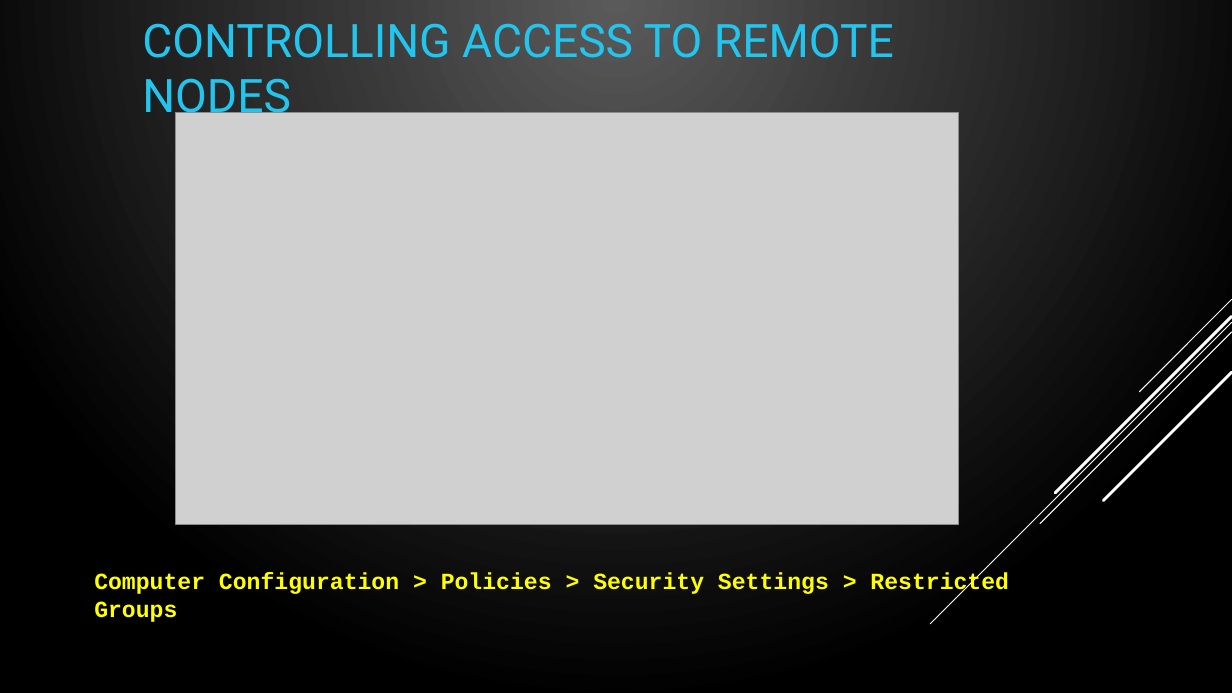
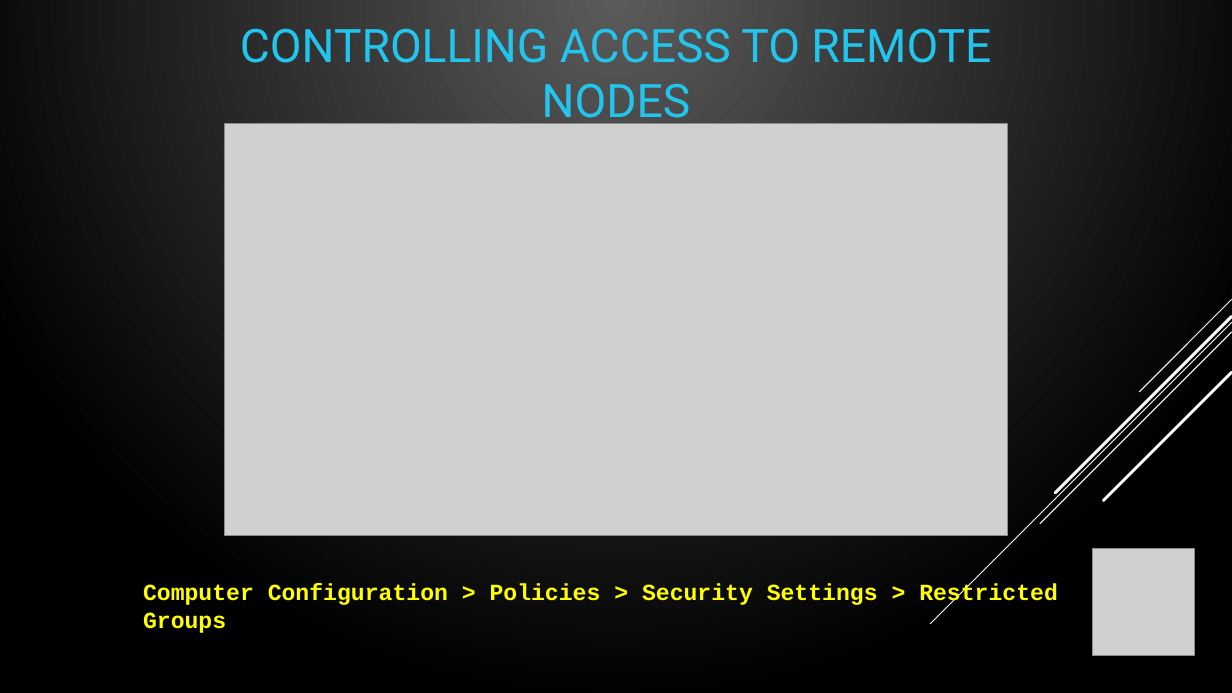
Before and after one commit to compwiz32/Presentations, a slide deck: slide 23 of 2019-08 PowerShell Chattanooga/PSRemoting - From 0 to Lockdown.pptx (slide 22 before the commit). Drawn at 1232x693 pixels with LibreOffice and Linux fonts; fonts in the diff are those of the drawing; grey boxes stand for pictures. Boxes give left, top, right and bottom in pixels: in the first picture for what was removed or moved away, otherwise in the second. Text is boxed around its words. In the diff, an @@ line names an element or a change of style, - is before the commit and + after.

Commit message:
change color theme and add PSSaturday Logos

```diff
--- a/2019-08 PowerShell Chattanooga/PSRemoting - From 0 to Lockdown.pptx
+++ b/2019-08 PowerShell Chattanooga/PSRemoting - From 0 to Lockdown.pptx
@@ title "CONTROLLING ACCESS TO REMOTE NODES": place and size @@
-title "CONTROLLING ACCESS TO REMOTE NODES" at [142, 23, 894, 124]
+title "CONTROLLING ACCESS TO REMOTE NODES" at [240, 28, 991, 129]
@@ title "CONTROLLING ACCESS TO REMOTE NODES" at [240, 28, 991, 129]: alignment left to centre @@
@@ picture: place and size @@
-picture at [176, 113, 958, 525]
+picture at [225, 124, 1007, 536]
@@ picture added at [1092, 549, 1195, 656] @@
@@ text "Computer Configuration > Policies > ...": place and size @@
-text "Computer Configuration > Policies > ..." at [94, 572, 1009, 622]
+text "Computer Configuration > Policies > ..." at [143, 583, 1058, 633]
```
Also in this commit, not shown: 40 other slides changed, 3 slides added, 1 slide removed.
